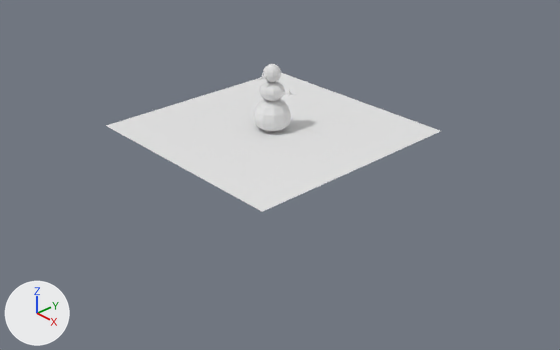
Before and after pictures for a commit that changed the Blender file ld31_onescreen/srcart/onescreen_proto1.blend.
Camera for both pictures: a 50 mm camera at (11.14, -10.06, 6.55) aimed at (0.45, -0.2, -0.86). Arrows for +X, +Y and +Z are at lower left; the lights stay in place. Materials are left out; every surface is plain grey.
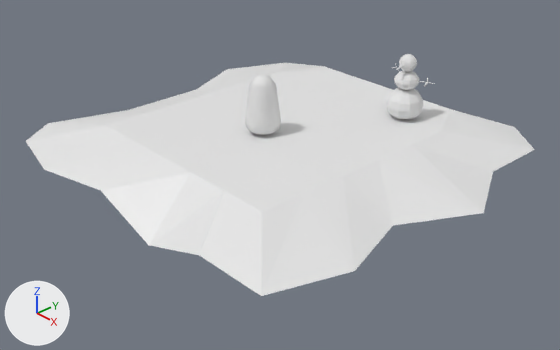
Edits to the bpy script that builds the scene:
```text
Change me_grid_001:
    used by ob_grid; location = (0.0, 0.0, 0.0)
    remove me_grid_001.from_pydata(...)  # 36 vertices, 25 faces; spans x -2.5..2.5, y -2.5..2.5, z 0.0
    add me_grid_001.from_pydata(...)  # 80 vertices, 67 faces; spans x -4.45..4.7, y -4.1..4.66, z -0.92..0.0
    me_grid_001 part 1
    44 vertices are added at x -4.45..4.7, y -4.1..4.66, z -0.92..0.0
    42 new faces join them
Add me_cube_001:
    me_cube_001.from_pydata(...)  # 58 vertices, 56 faces; spans x -0.347..0.347, y -0.347..0.347, z -1.206..0.028
    me_cube_001.polygons.foreach_set('use_smooth', [True] * 56)
Change ob_cylinder:
    ob_cylinder.location: (0.39, 0.0, 0.87) -> (1.86, 2.53, 0.87)
Add ob_cube:
    ob_cube = bpy.data.objects.new('Cube', me_cube_001)
    ob_cube.location = (0.02, -0.28, 1.22)
```

Location of each change, (x1, y1, x2, y2) in pixels of the pictures (560 x 350 px):
'Grid', reshaped (51% wider, 67% taller): before (106, 73, 441, 212); after (26, 63, 534, 296)
'Cylinder', moved: before (254, 64, 297, 132); after (386, 54, 435, 119)
'Cube', added: after (245, 75, 281, 135)
part 1 of me_grid_001, added: after (26, 63, 534, 296)
